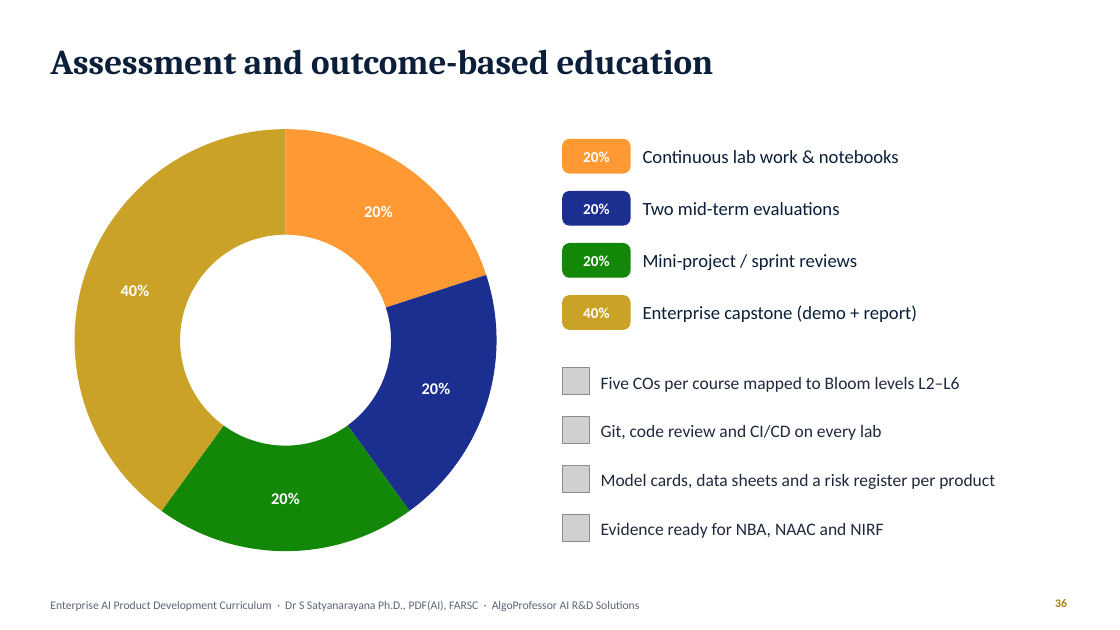
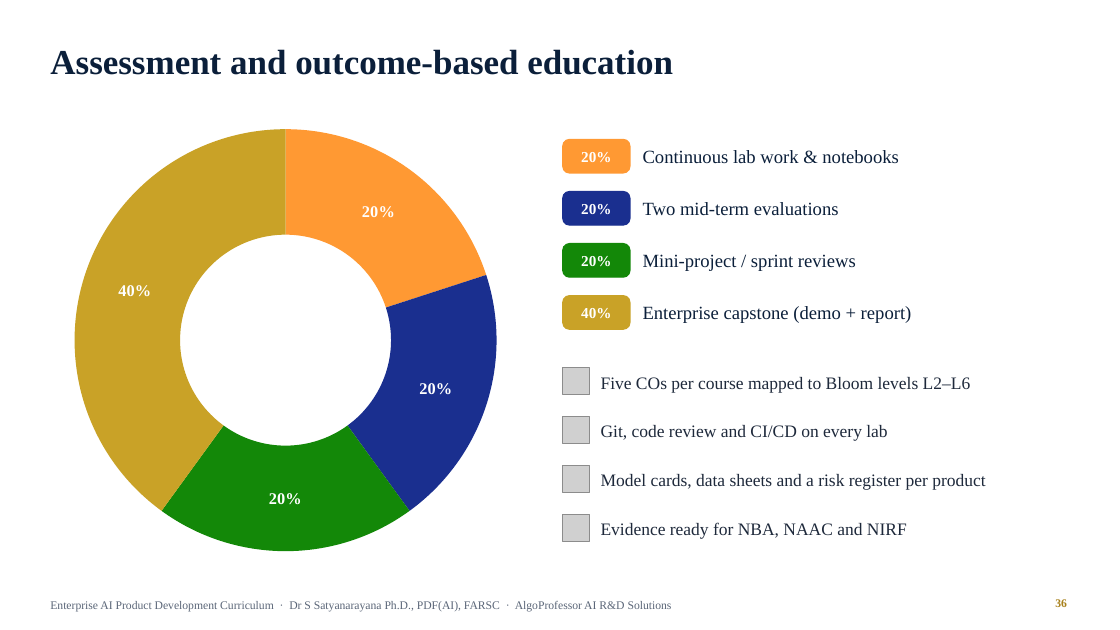
Before and after one commit to drssnaiml1-cell/enterprise-ai-syllabus, a slide deck: slide 36 of slides/Enterprise_AI_Curriculum.pptx. Drawn at 1120x630 pixels with LibreOffice and Linux fonts; fonts in the diff are those of the drawing; grey boxes stand for pictures. Boxes give left, top, right and bottom in pixels: in the first picture for what was removed or moved away, otherwise in the second. Text is boxed around its words. In the diff, an @@ line names an element or a change of style, - is before the commit and + after.

```diff
--- a/slides/Enterprise_AI_Curriculum.pptx
+++ b/slides/Enterprise_AI_Curriculum.pptx
@@ title "Assessment and outcome-based education" at bbox=[50, 49, 673, 75]: font Cambria to Times New Roman @@
@@ doughnut chart at bbox=[50, 118, 521, 563] @@
@@ lettering changed @@
@@ font Calibri to Times New Roman in 14 elements at bbox=[581, 152, 611, 162], bbox=[643, 150, 898, 164], bbox=[581, 204, 611, 214], bbox=[643, 202, 839, 216], bbox=[581, 256, 611, 266], bbox=[643, 254, 856, 271], bbox=[581, 308, 611, 318], bbox=[643, 306, 912, 323], bbox=[601, 377, 971, 393], bbox=[601, 425, 887, 441], bbox=[601, 474, 985, 490], bbox=[601, 522, 907, 539], bbox=[1055, 599, 1067, 607], bbox=[50, 601, 672, 612] @@
```
Also in this commit, not shown: 36 other slides changed, 9 other files.
